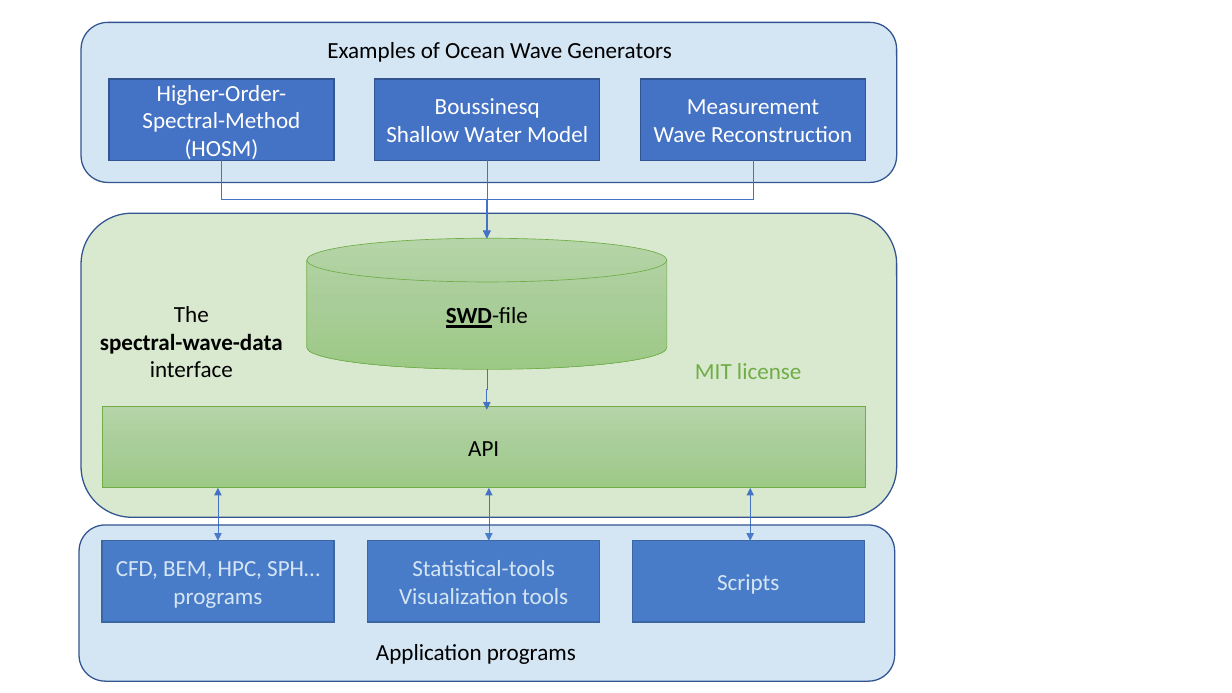
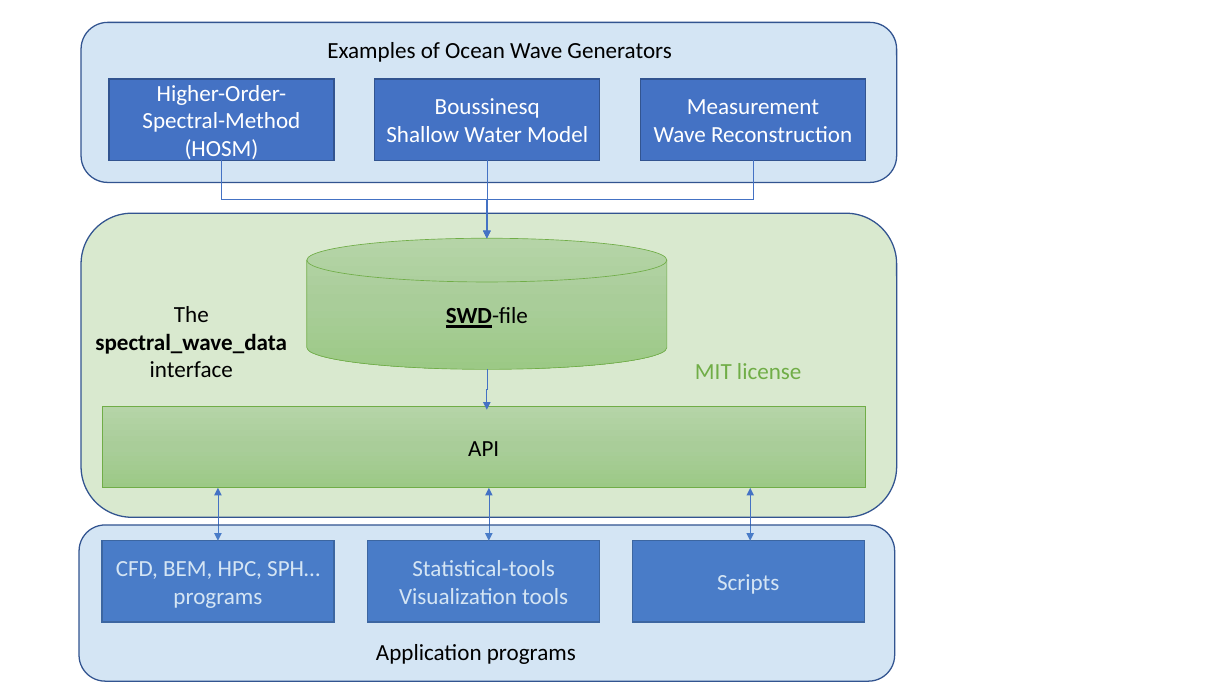
Before and after one commit to SpectralWaveData/spectral_wave_data, a slide deck: slide 3 of docs/source/figures/Figures.pptx. Drawn at 1232x693 pixels with LibreOffice and Linux fonts; fonts in the diff are those of the drawing. Boxes give left, top, right and bottom in pixels: in the first picture for what was removed or moved away, otherwise in the second. Text is boxed around its words. In the diff, an @@ line names an element or a change of style, - is before the commit and + after.

```diff
--- a/docs/source/figures/Figures.pptx
+++ b/docs/source/figures/Figures.pptx
@@ text at [95, 333, 287, 354]: text changed @@
-spectral-wave-data
+spectral_wave_data
```
Also in this commit, not shown: 1 other slide changed, 5 other files.
